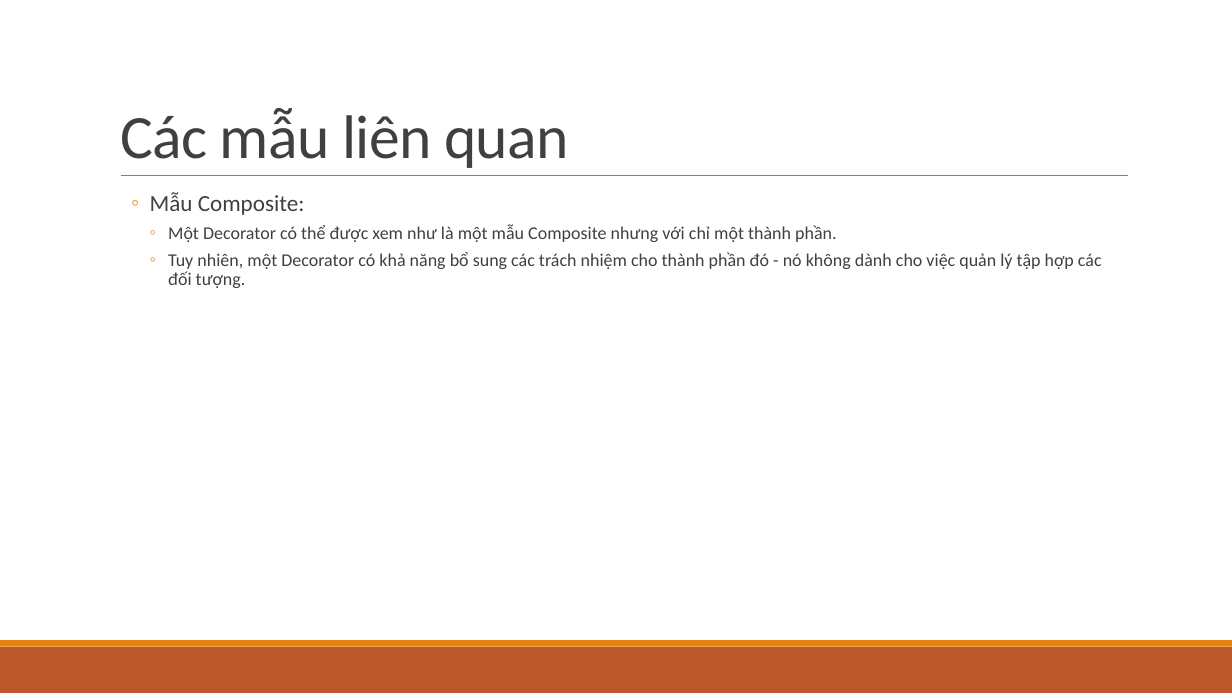
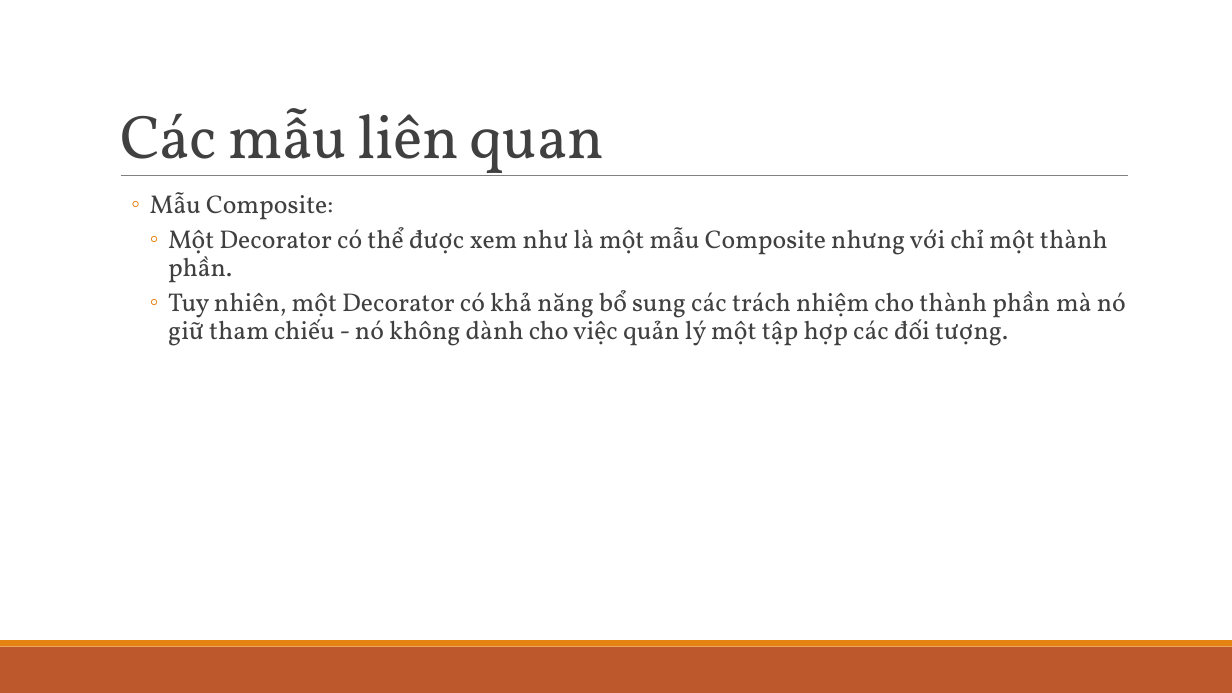
Before and after one commit to ChrisJamison/design_pattern, a slide deck: slide 20 of DP version 1.1.pptx (slide 16 before the commit). Drawn at 1232x693 pixels with LibreOffice and Linux fonts; fonts in the diff are those of the drawing. Boxes give left, top, right and bottom in pixels: in the first picture for what was removed or moved away, otherwise in the second. Text is boxed around its words. In the diff, an @@ line names an element or a change of style, - is before the commit and + after.

```diff
--- a/DP version 1.1.pptx
+++ b/DP version 1.1.pptx
@@ title "Các mẫu liên quan" at <box>120,108,604,176</box>: font Calibri to Vollkorn @@
@@ text at <box>150,192,1108,283</box>: size 18 to 20 pt in "Mẫu Composite:"; font Calibri to Vollkorn in "Mẫu Composite:", "Một Decorator có thể được xem như ..."; size 14 to 20 pt in "Một Decorator có thể được xem như ..." @@
@@ text at <box>168,290,1126,346</box>: text changed; size 14 to 20 pt; font Calibri to Vollkorn @@
-    ◦ Tuy nhiên, một Decorator có khả năng bổ sung các trách nhiệm cho thành phần đó - nó không dành cho việc quản lý tập hợp các đối tượng.
+    ◦ Tuy nhiên, một Decorator có khả năng bổ sung các trách nhiệm cho thành phần mà nó giữ tham chiếu - nó không dành cho việc quản lý một tập hợp các đối tượng.
```
Also in this commit, not shown: 24 other slides changed, 5 slides added, 1 slide removed.
